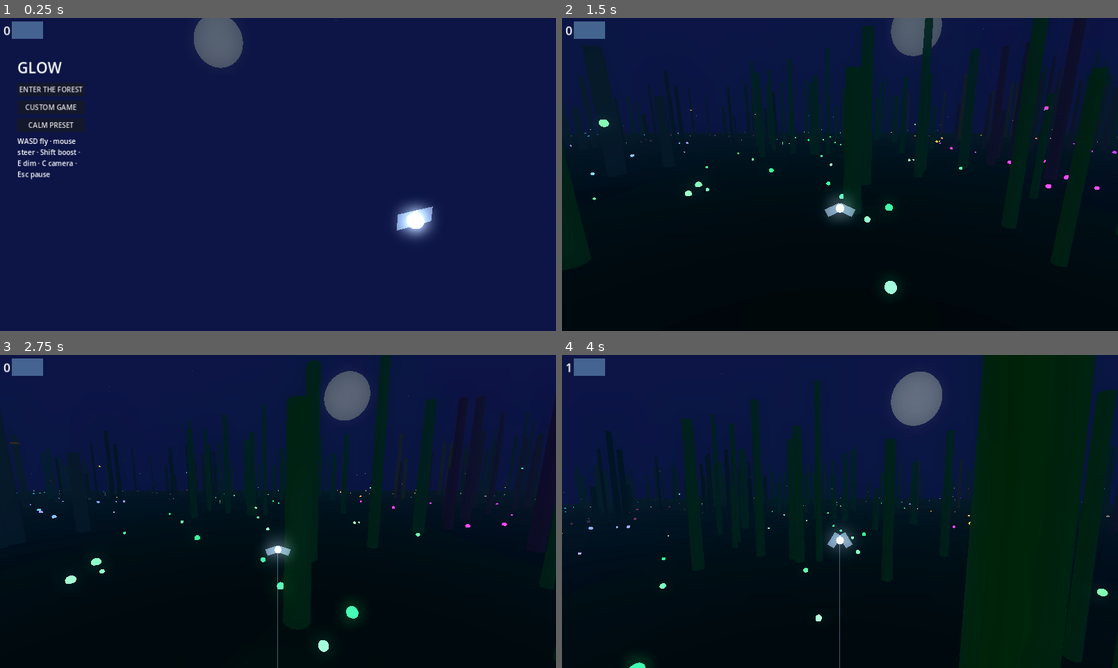
Above: before the commit, frames 1-4 (two rows, left to right).
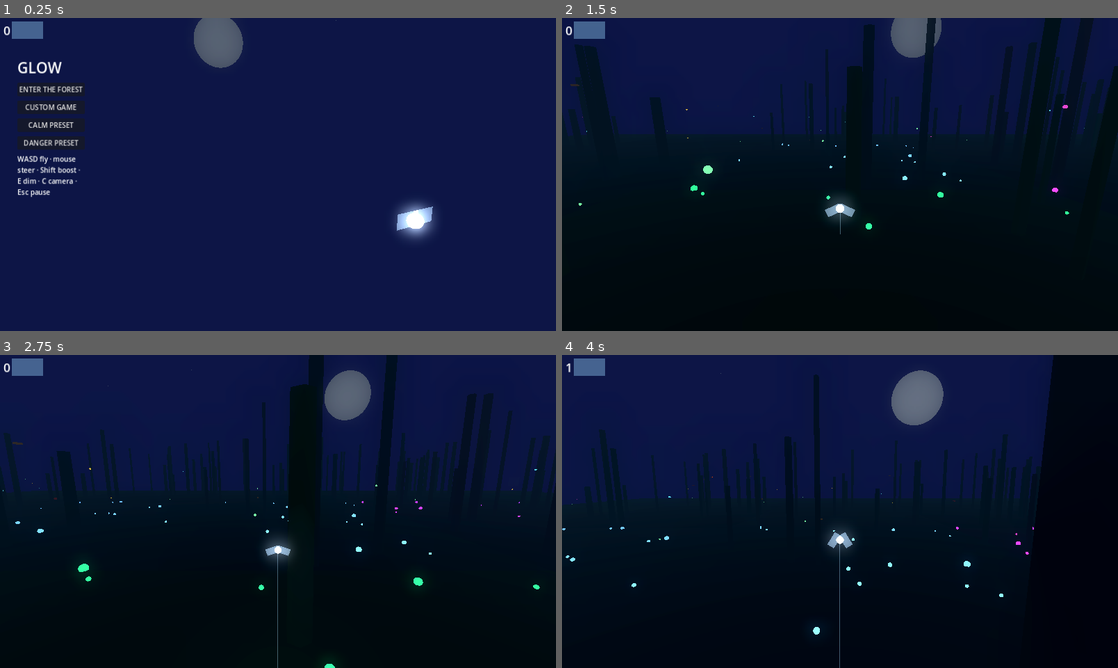
Above: after the commit, the same moments.

Repository: aarshe22/llm-harness-demos
Game: Godot game, scene res://scenes/main/main.tscn
Same seed, same stepped clock (60 frames per second), same inputs: the game is played once before the commit and once after it.
Inputs (mouse positions are in pixels of both pictures, inside the frame that each line leads up to):
- Up to frame 1 (0.25 s): no input
- Up to frame 2 (1.5 s): click (612, 143) at 0.5 s, where only the run after the commit has a clickable "DANGER PRESET"; click (612, 89) at 1.25 s, where only the run before the commit has a clickable "ENTER THE FOREST"
- Up to frame 3 (2.75 s): move the mouse to (305, 511) at 2.02 s; hold W (move_forward) from 2.03 s (still down); hold Shift (boost) from 2.03 s (still down); click (305, 511) at 2.17 s
- Up to frame 4 (4 s): keep holding W (move_forward); move the mouse to (812, 511) at 2.77 s; release Shift (boost) at 2.78 s; tap E (dim) at 2.85 s; move the mouse to (851, 505) at 3.52 s; hold Space (rise) from 3.53 s (still down)

The runs differ from the first frame. In frame 1, 1.2% of the frame differs, in the area x 3-16%, y 37-58%; in frame 2, 6.6%; in frame 3, 5.8%; in frame 4, 25%, in the area x 0-100%, y 0-100%.

Commit message:
Add GLOW LOD instancing, full custom sliders, and Web export preset
Instance trees/plants (Three InstancedMesh + Godot MultiMesh) with
near/far LOD and visibility ranges. Expose the plan's custom-game
knobs and a settings panel. Add mist, shooting stars, and bloom/swarm
events. Ship export_presets.cfg and tools/export-web.sh targeting
godot-html/ without replacing the gallery demo.

Co-authored-by: Intellificial Artelligence <aarshe22@users.noreply.github.com>

Diff:
--- a/glow/scripts/core/glow_rules.gd
+++ b/glow/scripts/core/glow_rules.gd
@@ -17,3 +17,8 @@
 
 static func overglow_ready(combo: int, threshold_scale: float) -> bool:
 	return combo >= int(8.0 * threshold_scale)
+
+
+static func lod_tree_split(count: int, far_ratio: float = 0.55) -> Vector2i:
+	var far = int(floor(float(count) * far_ratio))
+	return Vector2i(count - far, far)
--- a/glow/scripts/core/headless_test.gd
+++ b/glow/scripts/core/headless_test.gd
@@ -11,6 +11,8 @@
 	failed += _check(Rules.final_score(10, 30.0, 50.0, 2, 1, 1) > 10, "score")
 	failed += _check(Rules.overglow_ready(8, 1.0), "overglow")
 	failed += _check(not Rules.overglow_ready(3, 1.0), "overglow gate")
+	var split = Rules.lod_tree_split(20)
+	failed += _check(split.x + split.y == 20, "lod split")
 	print("GLOW headless tests failed=", failed)
 	quit(failed)
 
--- a/glow/scripts/procedural/chunk_manager.gd
+++ b/glow/scripts/procedural/chunk_manager.gd
@@ -91,56 +91,72 @@
 		n = int(n * 1.2)
 	var local = RandomNumberGenerator.new()
 	local.seed = cfg.seed_value + int(origin.x) * 13 + int(origin.z) * 17
+	var cyl = CylinderMesh.new()
+	cyl.top_radius = 1.0
+	cyl.bottom_radius = 1.15
+	cyl.height = 1.0
+	cyl.radial_segments = 6
+	var mm = MultiMesh.new()
+	mm.transform_format = MultiMesh.TRANSFORM_3D
+	mm.mesh = cyl
+	mm.instance_count = maxi(n, 1)
+	var tm = StandardMaterial3D.new()
+	tm.albedo_color = Color(0.04, 0.03, 0.025)
+	tm.emission_enabled = true
+	tm.emission = Biome.color_for(biome)
+	tm.emission_energy_multiplier = 0.05 if biome != "blackwood" else 0.01
+	var mmi = MultiMeshInstance3D.new()
+	mmi.multimesh = mm
+	mmi.material_override = tm
+	mmi.visibility_range_end = 110.0
+	mmi.visibility_range_fade_mode = GeometryInstance3D.VISIBILITY_RANGE_FADE_SELF
+	node.add_child(mmi)
 	for i in n:
 		var p = origin + Vector3(local.randf() * cfg.chunk_size, 0, local.randf() * cfg.chunk_size)
 		var h = local.randf_range(8.0, 22.0)
 		if biome == "ancient_grove":
 			h *= 1.35
-		var trunk = MeshInstance3D.new()
-		var cyl = CylinderMesh.new()
-		cyl.top_radius = local.randf_range(0.28, 0.7)
-		cyl.bottom_radius = cyl.top_radius * 1.25
-		cyl.height = h
-		trunk.mesh = cyl
-		var tm = StandardMaterial3D.new()
-		tm.albedo_color = Color(0.04, 0.03, 0.025)
-		tm.emission_enabled = true
-		tm.emission = Biome.color_for(biome)
-		tm.emission_energy_multiplier = 0.12 if biome != "blackwood" else 0.02
-		trunk.material_override = tm
-		trunk.position = p + Vector3(0, h * 0.5, 0)
-		node.add_child(trunk)
-		var body = StaticBody3D.new()
-		var col = CollisionShape3D.new()
-		var shp = CylinderShape3D.new()
-		shp.radius = cyl.bottom_radius
-		shp.height = h
-		col.shape = shp
-		body.add_child(col)
-		body.position = trunk.position
-		body.add_to_group("hard")
-		node.add_child(body)
+		var r = local.randf_range(0.28, 0.7)
+		var xf = Transform3D(Basis.from_scale(Vector3(r, h, r)), p + Vector3(0, h * 0.5, 0))
+		mm.set_instance_transform(i, xf)
+		if i < int(n * 0.45):
+			var body = StaticBody3D.new()
+			var col = CollisionShape3D.new()
+			var shp = CylinderShape3D.new()
+			shp.radius = r
+			shp.height = h
+			col.shape = shp
+			body.add_child(col)
+			body.position = p + Vector3(0, h * 0.5, 0)
+			body.add_to_group("hard")
+			node.add_child(body)
 
 
 func _plants(node: Node3D, origin: Vector3, biome: String, cfg) -> void:
 	var local = RandomNumberGenerator.new()
 	local.seed = cfg.seed_value + 99 + int(origin.x)
 	var count = int(10.0 * cfg.mushroom_density + 8.0 * cfg.flower_density)
+	var sph = SphereMesh.new()
+	sph.radius = 1.0
+	sph.height = 2.0
+	var mm = MultiMesh.new()
+	mm.transform_format = MultiMesh.TRANSFORM_3D
+	mm.mesh = sph
+	mm.instance_count = maxi(count, 1)
+	var m = StandardMaterial3D.new()
+	m.albedo_color = Color(0.02, 0.02, 0.03)
+	m.emission_enabled = true
+	m.emission = Biome.color_for(biome)
+	m.emission_energy_multiplier = 1.6
+	var mmi = MultiMeshInstance3D.new()
+	mmi.multimesh = mm
+	mmi.material_override = m
+	mmi.visibility_range_end = 70.0
+	node.add_child(mmi)
 	for i in count:
 		var p = origin + Vector3(local.randf() * cfg.chunk_size, 0.2, local.randf() * cfg.chunk_size)
-		var mi = MeshInstance3D.new()
-		var sph = SphereMesh.new()
-		sph.radius = local.randf_range(0.12, 0.38)
-		sph.height = sph.radius * 2.0
-		mi.mesh = sph
-		var m = StandardMaterial3D.new()
-		m.albedo_color = Color(0.02, 0.02, 0.03)
-		m.emission_enabled = true
-		m.emission = Biome.color_for(biome).lerp(Color(1, 0.3, 0.8), local.randf() * 0.4)
-		m.emission_energy_multiplier = 1.6
-		mi.material_override = m
-		mi.position = p
-		node.add_child(mi)
+		var s = local.randf_range(0.12, 0.38)
+		mm.set_instance_transform(i, Transform3D(Basis.from_scale(Vector3(s, s, s)), p))
 
 
 func _fireflies(node: Node3D, origin: Vector3, biome: String, cfg) -> void:
--- a/glow/scripts/ui/hud.gd
+++ b/glow/scripts/ui/hud.gd
@@ -57,6 +57,7 @@
 	_btn(title, "ENTER THE FOREST", _play)
 	_btn(title, "CUSTOM GAME", func(): custom.visible = true)
 	_btn(title, "CALM PRESET", func(): GameConfigManager.apply_calm_preset(); _play())
+	_btn(title, "DANGER PRESET", func(): GameConfigManager.apply_danger_preset(); _play())
 	var hint = Label.new()
 	hint.text = "WASD fly · mouse steer · Shift boost · E dim · C camera · Esc pause"
 	hint.autowrap_mode = TextServer.AUTOWRAP_WORD_SMART
@@ -75,10 +76,17 @@
 	custom = _panel(safe, "CUSTOM GAME")
 	for pair in [
 		["tree_density", "TREES", 0.0, 5.0],
+		["mushroom_density", "MUSHROOMS", 0.0, 5.0],
+		["flower_density", "FLOWERS", 0.0, 5.0],
 		["firefly_population", "FIREFLIES", 0.0, 5.0],
-		["owl_population", "PREDATORS", 0.0, 3.0],
+		["firefly_attraction", "ATTRACTION", 0.0, 2.0],
+		["owl_population", "OWLS", 0.0, 3.0],
+		["crow_population", "CROWS", 0.0, 3.0],
+		["bat_population", "BATS", 0.0, 3.0],
+		["bobcat_population", "BOBCATS", 0.0, 3.0],
 		["player_normal_glow", "GLOW", 0.5, 2.0],
 		["trail_brightness", "TRAIL", 0.0, 3.0],
+		["fog_density", "FOG", 0.0, 3.0],
 		["difficulty_growth", "DANGER GROWTH", 0.0, 2.0],
 	]:
 		var lab = Label.new()
@@ -268,9 +276,8 @@
 func _apply_custom() -> void:
 	var cfg = GameConfigManager.user_custom_config
 	for k in sliders.keys():
-		cfg.set(k, sliders[k].value)
-	cfg.crow_population = cfg.owl_population
-	cfg.bat_population = cfg.owl_population * 0.9
+		if k in cfg:
+			cfg.set(k, sliders[k].value)
 	GameConfigManager.apply_user_custom()
 	GameConfigManager.persist_custom()
 	warn_label.text = cfg.performance_warning()
Not shown, added: glow/icon.svg.import
Not shown, changed: glow/README.md
Not shown, added: glow/godot-html/README.md
Not shown, added: glow/godot-html/index.html
Not shown, changed: glow/src/audio.js
Not shown, changed: glow/src/config.js
Not shown, changed: glow/src/main.js
Not shown, changed: glow/src/rules.js
Not shown, changed: glow/src/style.css
Not shown, changed: glow/src/ui.js
Not shown, changed: glow/src/world.js
Not shown, changed: glow/tests/rules.test.mjs
(and 1 more such lines)
